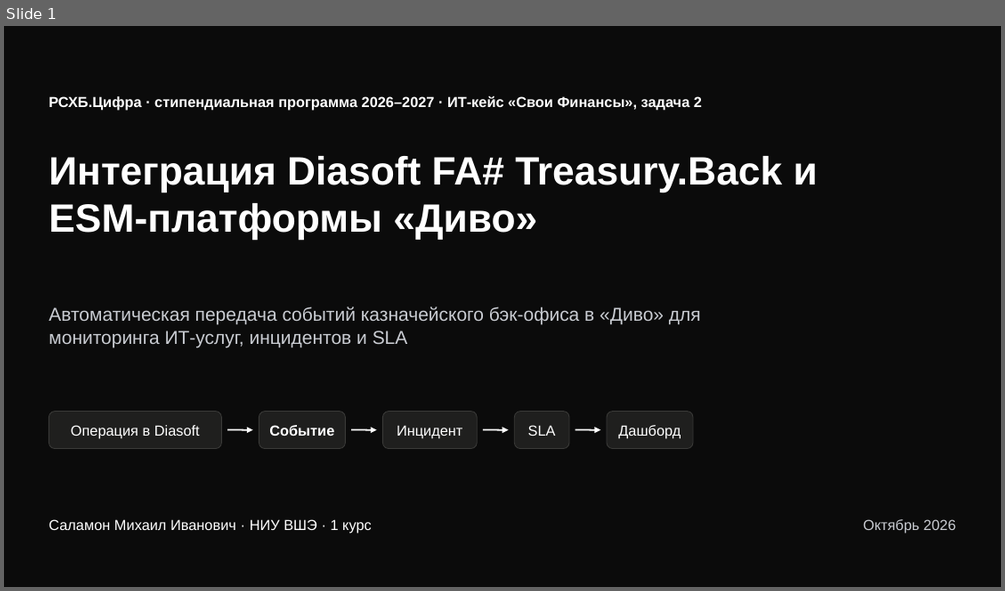
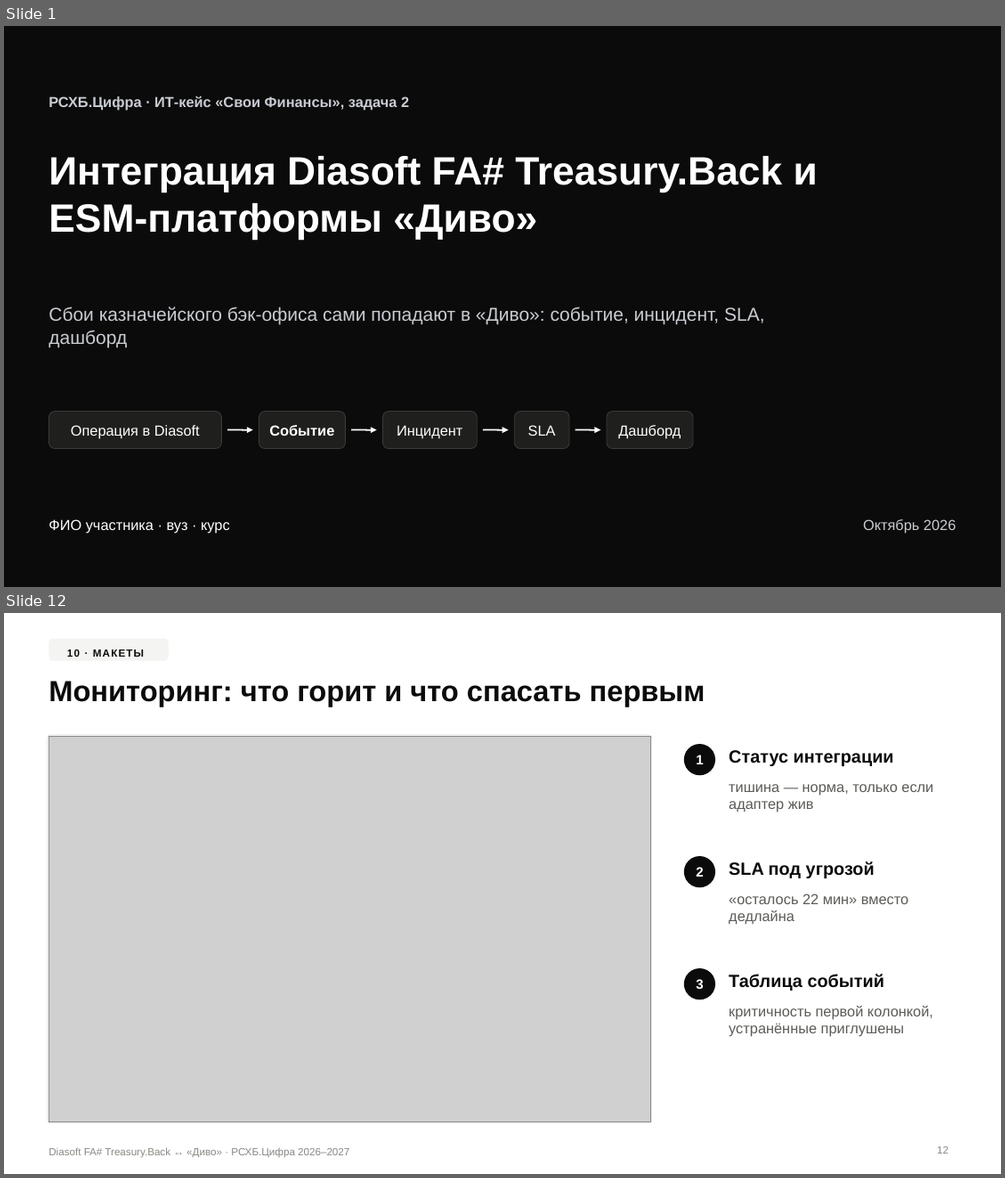
Before and after one commit to schierketsu/rshb, a slide deck: presentation/Diasoft-Divo-integration.pptx. Shown one above the other, each under a label of ours: slide 1 before the commit, slides 1 and 12 after it; the slides between them are not shown. The pictures are 1005x591 and 1005x1178 pixels, drawn with LibreOffice and Linux fonts; fonts in the diff are those of the drawing; grey boxes stand for pictures. Boxes give left, top, right and bottom in pixels: in the first picture for what was removed or moved away, otherwise in the second. Text is boxed around its words. In the diff, an @@ line names an element or a change of style, - is before the commit and + after.

```diff
--- a/presentation/Diasoft-Divo-integration.pptx
+++ b/presentation/Diasoft-Divo-integration.pptx
@@ slide 12 added at (4, 613, 1001, 1174), background #FFFFFF @@
@@ rounded rectangle added at (48, 639, 169, 661), fill #F4F4F2, 10 pt, text #0B0B0B, bold @@
+10 · МАКЕТЫ
@@ title added at (48, 681, 705, 706), 28 pt, text #0B0B0B, bold @@
+Мониторинг: что горит и что спасать первым
@@ rounded rectangle added at (48, 735, 652, 1123), fill #FFFFFF, outline #E6E5E0 0.75 pt @@
@@ picture added at (48, 737, 650, 1121) @@
@@ ellipse added at (684, 744, 715, 775), fill #0B0B0B, 13 pt, text #FFFFFF, bold @@
+1
@@ text added at (728, 750, 894, 766), 17 pt, text #0B0B0B, bold @@
+Статус интеграции
@@ text added at (728, 784, 933, 812), 14 pt, text #5C5B57 @@
+тишина — норма, только если адаптер жив
@@ ellipse added at (684, 856, 715, 887), fill #0B0B0B, 13 pt, text #FFFFFF, bold @@
+2
@@ text added at (728, 861, 874, 878), 17 pt, text #0B0B0B, bold @@
+SLA под угрозой
@@ text added at (728, 893, 908, 925), 14 pt, text #5C5B57 @@
+«осталось 22 мин» вместо дедлайна
@@ ellipse added at (684, 968, 715, 999), fill #0B0B0B, 13 pt, text #FFFFFF, bold @@
+3
@@ text added at (728, 973, 885, 990), 17 pt, text #0B0B0B, bold @@
+Таблица событий
@@ text added at (728, 1005, 933, 1037), 14 pt, text #5C5B57 @@
+критичность первой колонкой, устранённые приглушены
@@ page number added at (937, 1146, 948, 1153), 10 pt, text #8A8984 @@
+12
@@ text added at (48, 1147, 349, 1158), 10 pt, text #8A8984 @@
+Diasoft FA# Treasury.Back ↔ «Диво» · РСХБ.Цифра 2026–2027
@@ slide 1 changed as well @@
@@ text at (48, 96, 409, 111): text changed; text colour #FFFFFF to #C9CCD2 @@
-РСХБ.Цифра · стипендиальная программа 2026–2027 · ИТ-кейс «Свои Финансы», задача 2
+РСХБ.Цифра · ИТ-кейс «Свои Финансы», задача 2
@@ text at (48, 306, 764, 347): text changed @@
-Автоматическая передача событий казначейского бэк-офиса в «Диво» для мониторинга ИТ-услуг, инцидентов и SLA
+Сбои казначейского бэк-офиса сами попадают в «Диво»: событие, инцидент, SLA, дашборд
@@ text at (48, 519, 230, 533): text changed @@
-Саламон Михаил Иванович · НИУ ВШЭ · 1 курс
+ФИО участника · вуз · курс
```
Also in this commit, not shown: 5 other slides changed, 10 other slides added, 17 slides removed, 9 other files.
